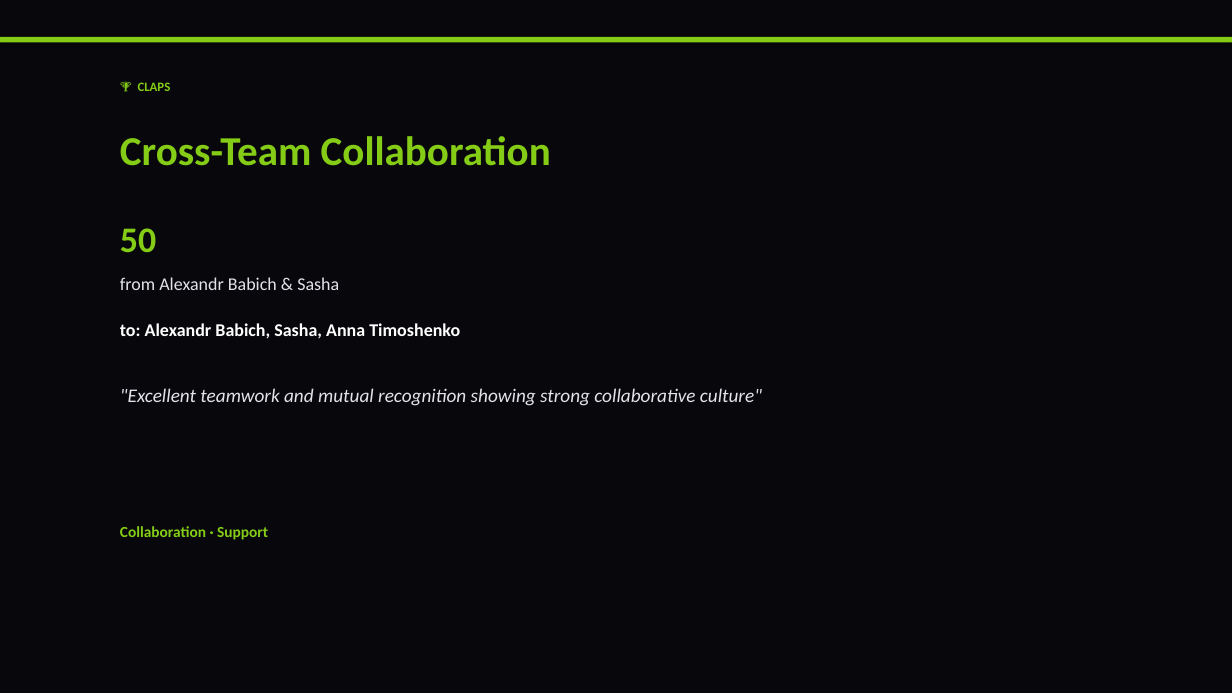
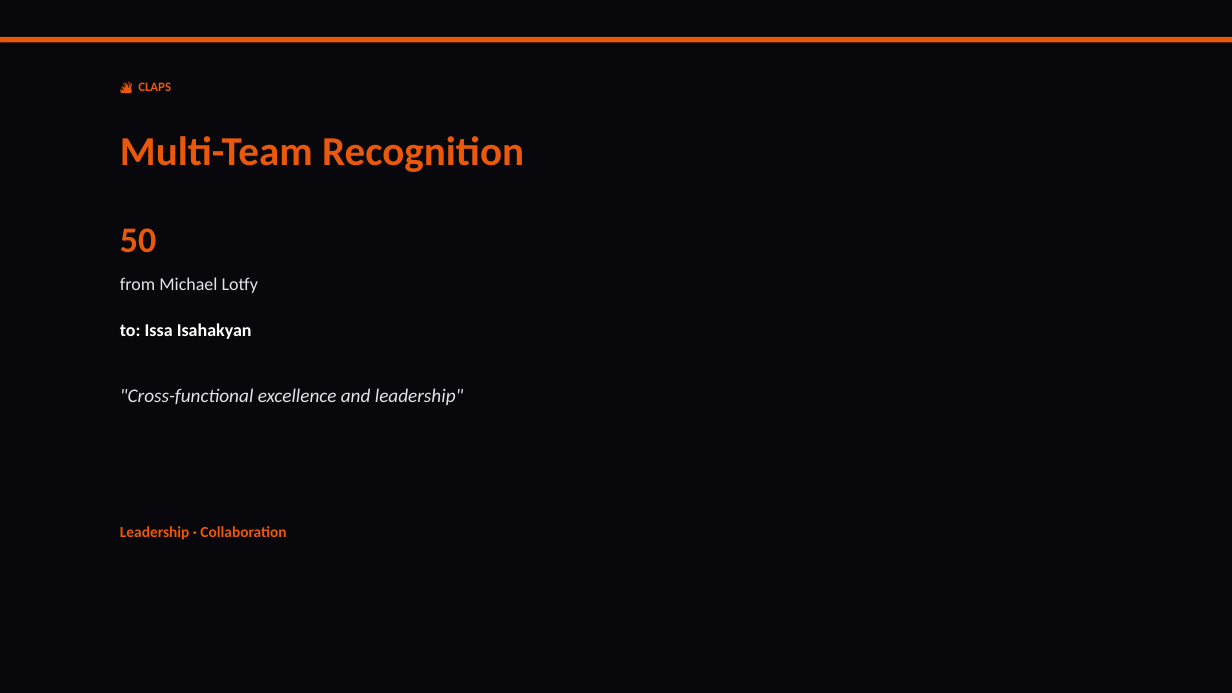
Before and after one commit to liliyagarifullina-maker/appodeal-pulse, a slide deck: slide 6 of data/archive/pulse_2026-03-15.pptx (slide 8 before the commit). Drawn at 1232x693 pixels with LibreOffice and Linux fonts; fonts in the diff are those of the drawing. Boxes give left, top, right and bottom in pixels: in the first picture for what was removed or moved away, otherwise in the second. Text is boxed around its words. In the diff, an @@ line names an element or a change of style, - is before the commit and + after.

```diff
--- a/data/archive/pulse_2026-03-15.pptx
+++ b/data/archive/pulse_2026-03-15.pptx
@@ rectangle at (0,37,1232,43): fill #84CC16 to #EA580C @@
@@ text at (138,82,171,91): text changed; text colour #84CC16 to #EA580C @@
-🏆 CLAPS
+🔥 CLAPS
@@ text at (120,136,524,172): text changed; text colour #84CC16 to #EA580C @@
-Cross-Team Collaboration
+Multi-Team Recognition
@@ text "50" at (120,228,156,253): text colour #84CC16 to #EA580C @@
@@ text at (120,277,258,293): text changed @@
-from Alexandr Babich & Sasha
+from Michael Lotfy
@@ text at (120,323,252,339): text changed @@
-to: Alexandr Babich, Sasha, Anna Timoshenko
+to: Issa Isahakyan
@@ text at (120,388,464,405): text changed @@
-"Excellent teamwork and mutual recognition showing strong collaborative culture"
+"Cross-functional excellence and leadership"
@@ text at (120,526,286,540): text changed; text colour #84CC16 to #EA580C @@
-Collaboration · Support
+Leadership · Collaboration
```
Also in this commit, not shown: 9 other slides changed, 5 slides added, 6 slides removed, 2 other files.
